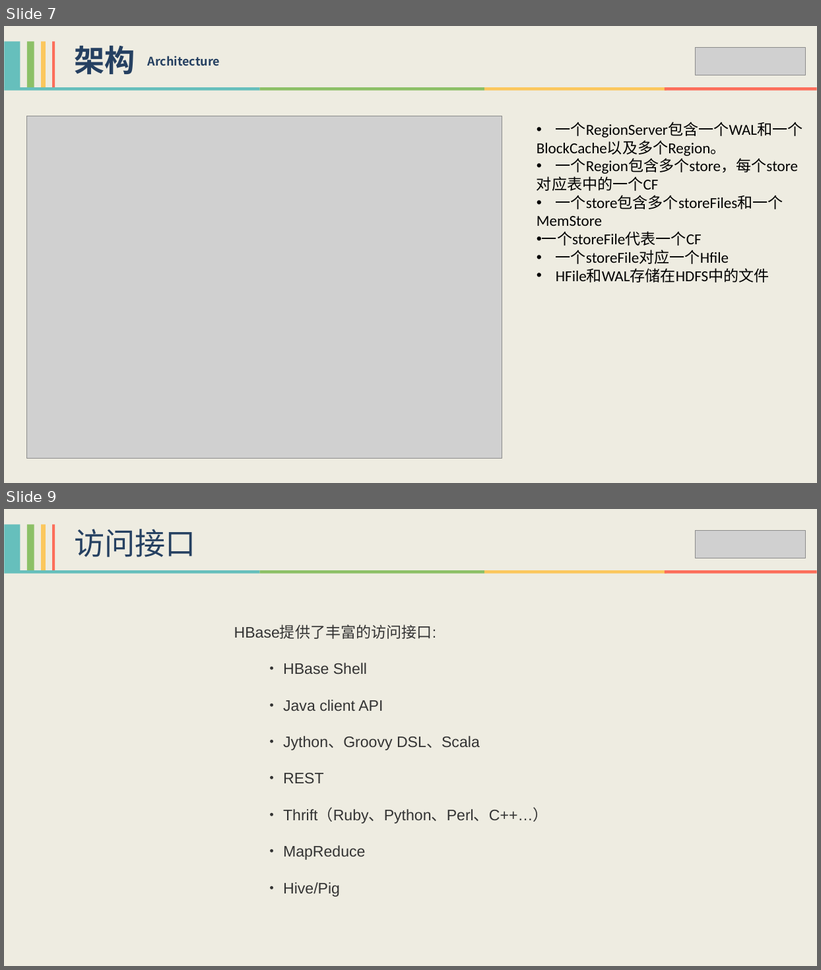
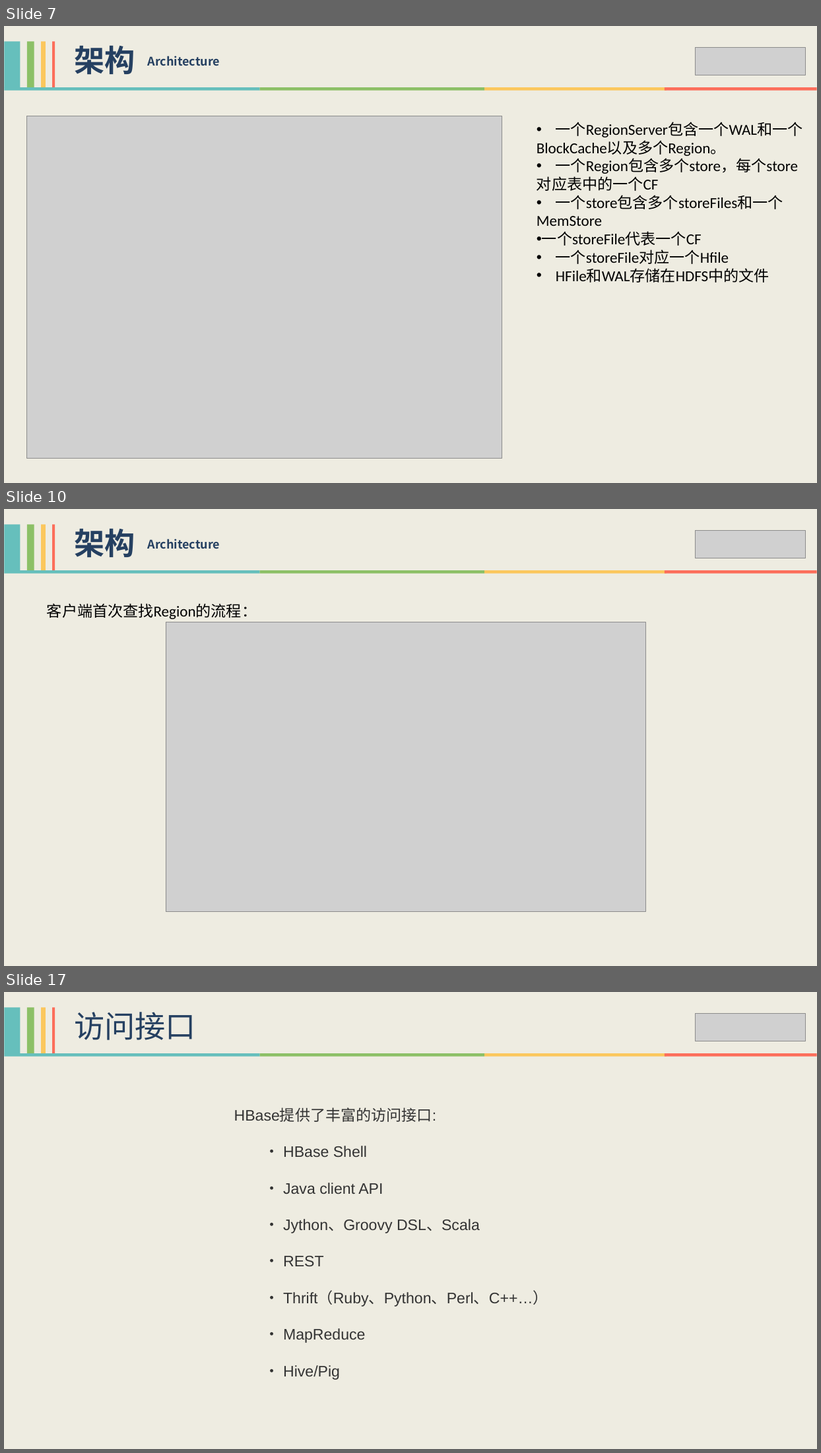
Before and after one commit to xiaoguoqiang/data, a slide deck: HBase技术分享-李强.pptx. Shown one above the other, each under a label of ours: slides 7 and 9 before the commit, slides 7, 10 and 17 after it; the slides between them are not shown. The pictures are 821x970 and 821x1453 pixels, drawn with LibreOffice and Linux fonts; fonts in the diff are those of the drawing; grey boxes stand for pictures. Boxes give left, top, right and bottom in pixels: in the first picture for what was removed or moved away, otherwise in the second. Text is boxed around its words. In the diff, an @@ line names an element or a change of style, - is before the commit and + after.

```diff
--- a/HBase技术分享-李强.pptx
+++ b/HBase技术分享-李强.pptx
@@ slide 10 added at <box>4,509,817,966</box>, background #EEECE1 @@
@@ group added at <box>4,524,55,570</box>: 4 rectangles @@
@@ text added at <box>74,528,135,558</box>, 36 pt, text #254061, bold @@
+架构
@@ text added at <box>148,539,220,549</box>, 14 pt, text #254061, bold @@
+Architecture
@@ picture added at <box>695,530,805,558</box> @@
@@ group added at <box>4,570,817,574</box>: 4 rectangles @@
@@ text added at <box>47,603,257,619</box>, 18 pt, text #000000 @@
+客户端首次查找Region的流程：
@@ picture added at <box>166,623,646,912</box> @@
@@ what was slide 9 is now slide 17 @@
```
Also in this commit, not shown: 2 slides changed, 7 other slides added.
